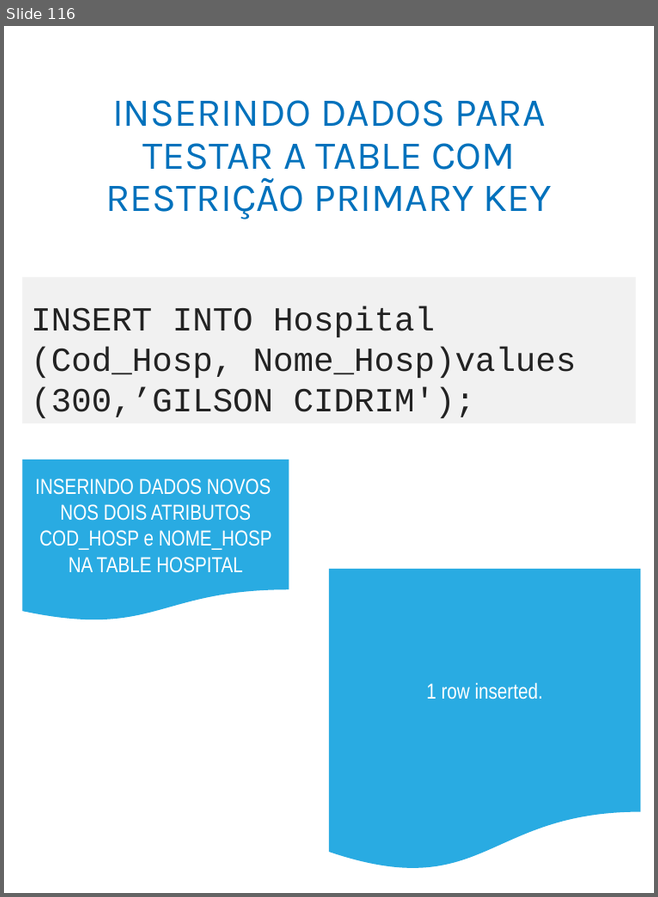
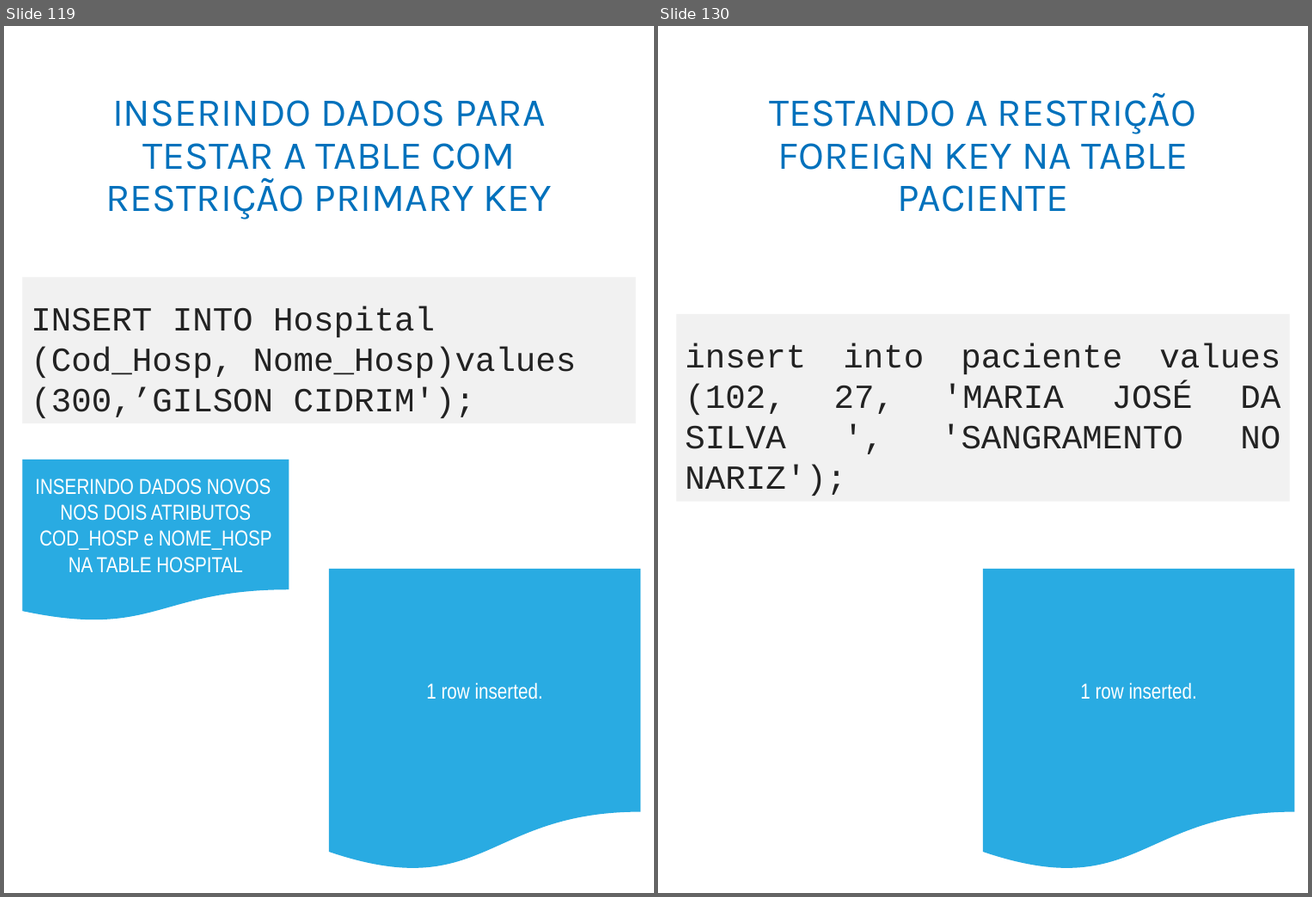
Before and after one commit to adilsonlopesoracle/BancodeDados_Olinda, a slide deck: BANCO DE DADOS_Atualizado.pptx. Shown side by side, each under a label of ours: slide 116 before the commit, slides 119 and 130 after it; the slides between them are not shown. The pictures are 658x897 and 1312x897 pixels, drawn with LibreOffice and Linux fonts; fonts in the diff are those of the drawing. Boxes give left, top, right and bottom in pixels: in the first picture for what was removed or moved away, otherwise in the second. Text is boxed around its words. In the diff, an @@ line names an element or a change of style, - is before the commit and + after.

```diff
--- a/BANCO DE DADOS_Atualizado.pptx
+++ b/BANCO DE DADOS_Atualizado.pptx
@@ slide 130 added at [658, 26, 1308, 893], background #FFFFFF @@
@@ title added at [770, 92, 1196, 212], 33 pt, text #0071BC @@
+TESTANDO A RESTRIÇÃO FOREIGN KEY NA TABLE PACIENTE
@@ rectangle added at [676, 314, 1290, 501], fill #F1F1F1, 28 pt, text #222222 @@
+insert into paciente values (102, 27, 'MARIA JOSÉ DA SILVA ', 'SANGRAMENTO NO NARIZ');
@@ flow chart document added at [983, 569, 1295, 872], fill #29ABE2, 18 pt, text #FFFFFF @@
+1 row inserted.
@@ what was slide 116 is now slide 119 @@
```
Also in this commit, not shown: 2 slides changed, 27 other slides added.
